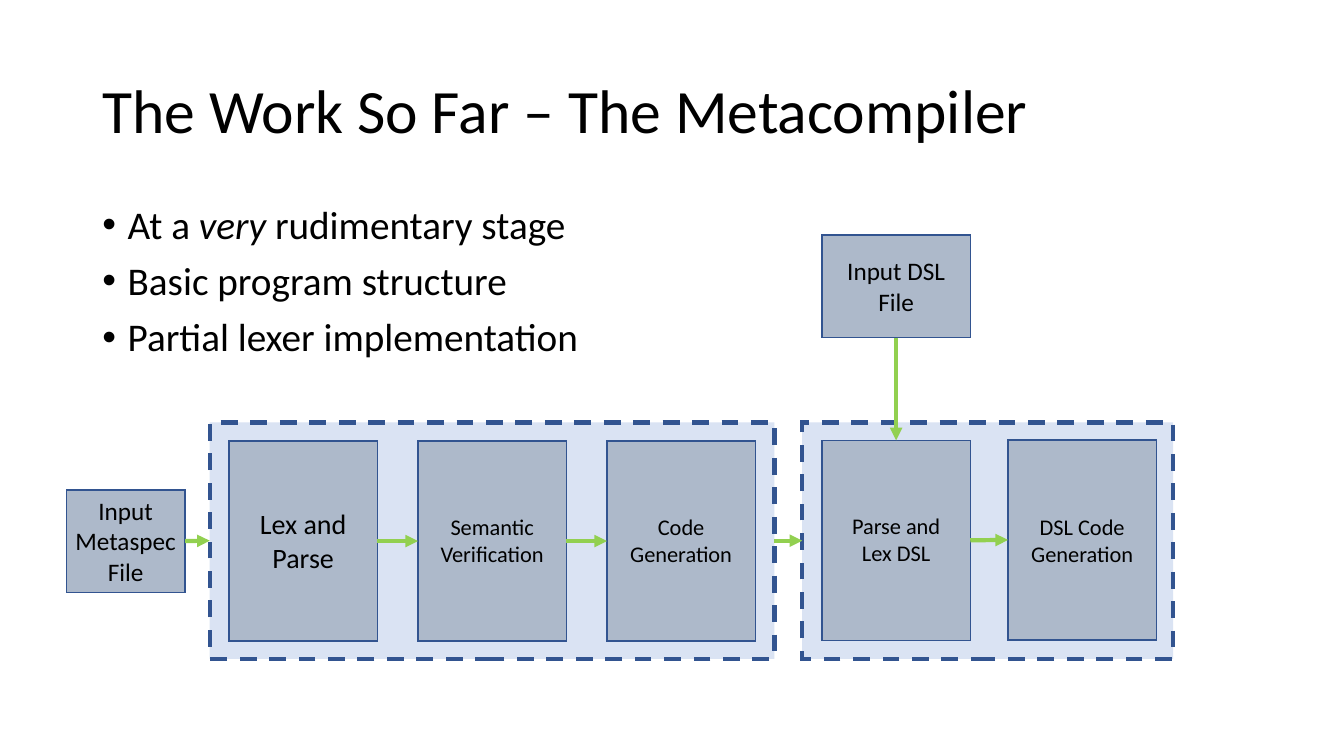
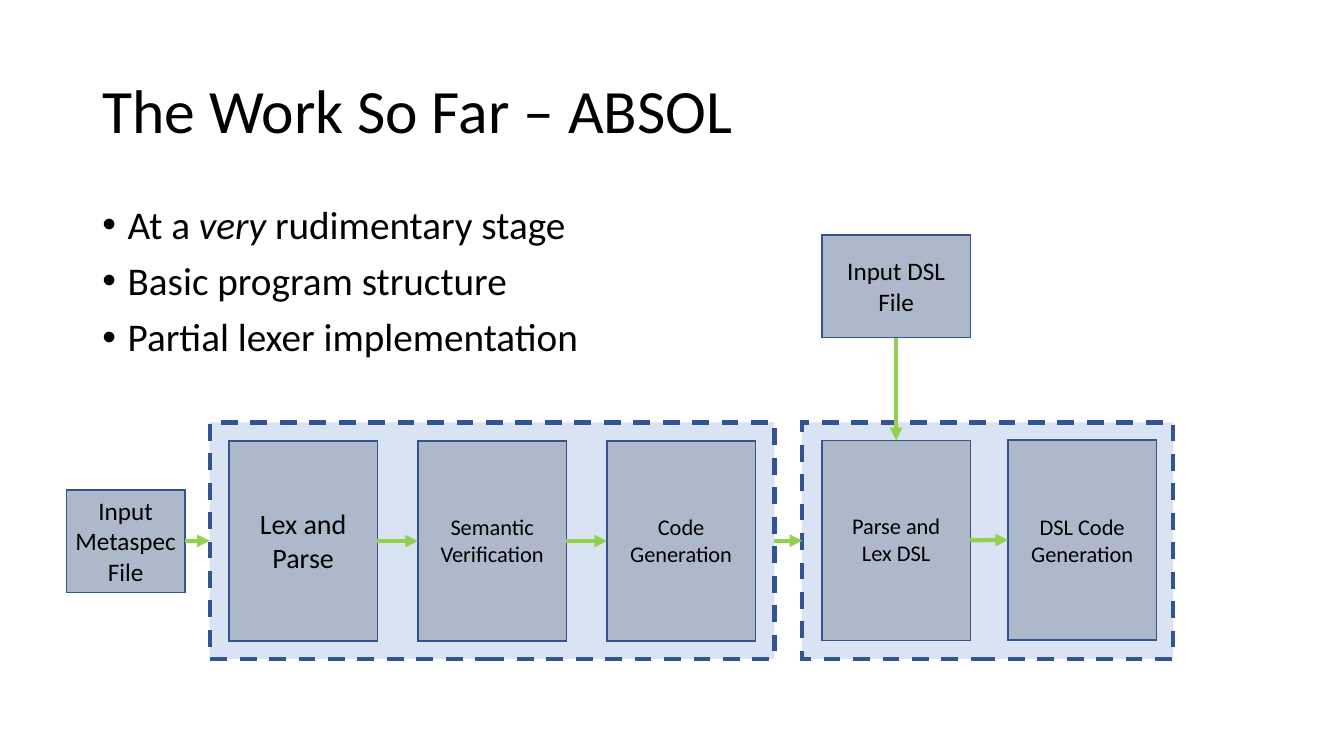
Before and after one commit to iamrecursion/absol, a slide deck: slide 8 of doc/demonstration_of_progress/ABSOL.pptx. Drawn at 1344x756 pixels with LibreOffice and Linux fonts; fonts in the diff are those of the drawing; background and template pictures are left out. Boxes give left, top, right and bottom in pixels: in the first picture for what was removed or moved away, otherwise in the second. Text is boxed around its words. In the diff, an @@ line names an element or a change of style, - is before the commit and + after.

```diff
--- a/doc/demonstration_of_progress/ABSOL.pptx
+++ b/doc/demonstration_of_progress/ABSOL.pptx
@@ title at (x1=102, y1=90, x2=732, y2=134): text changed @@
-The Work So Far – The Metacompiler
+The Work So Far – ABSOL
```
Also in this commit, not shown: 4 other slides changed, 1 other file.
